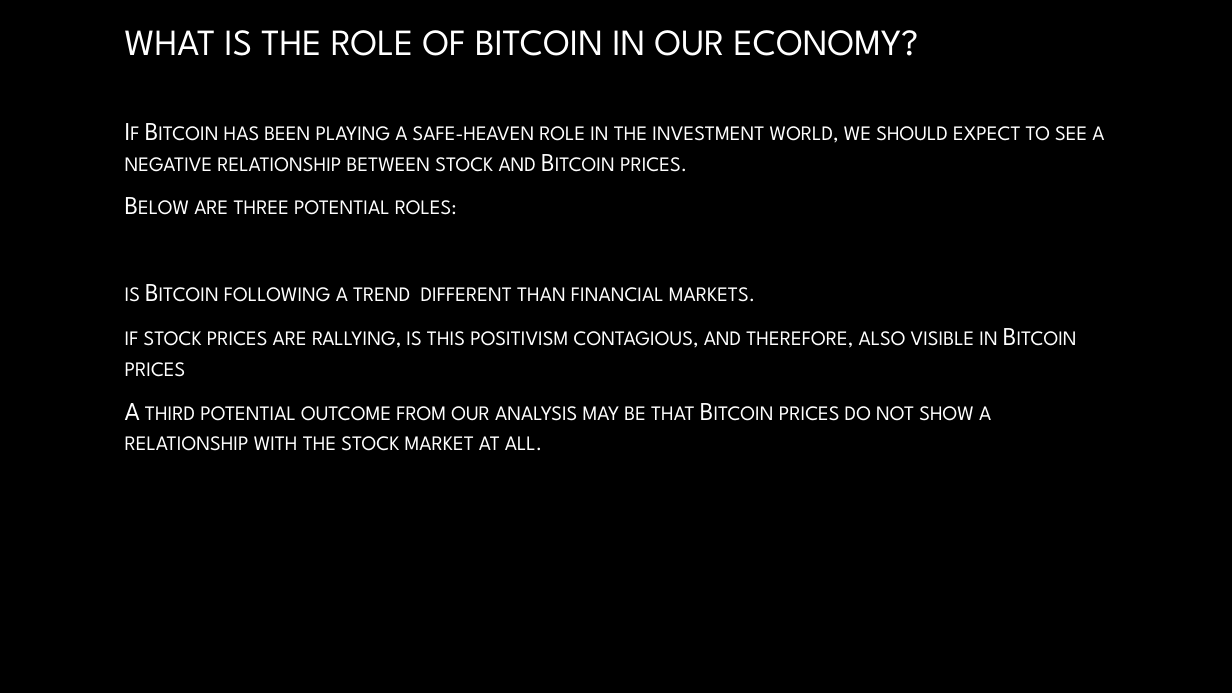
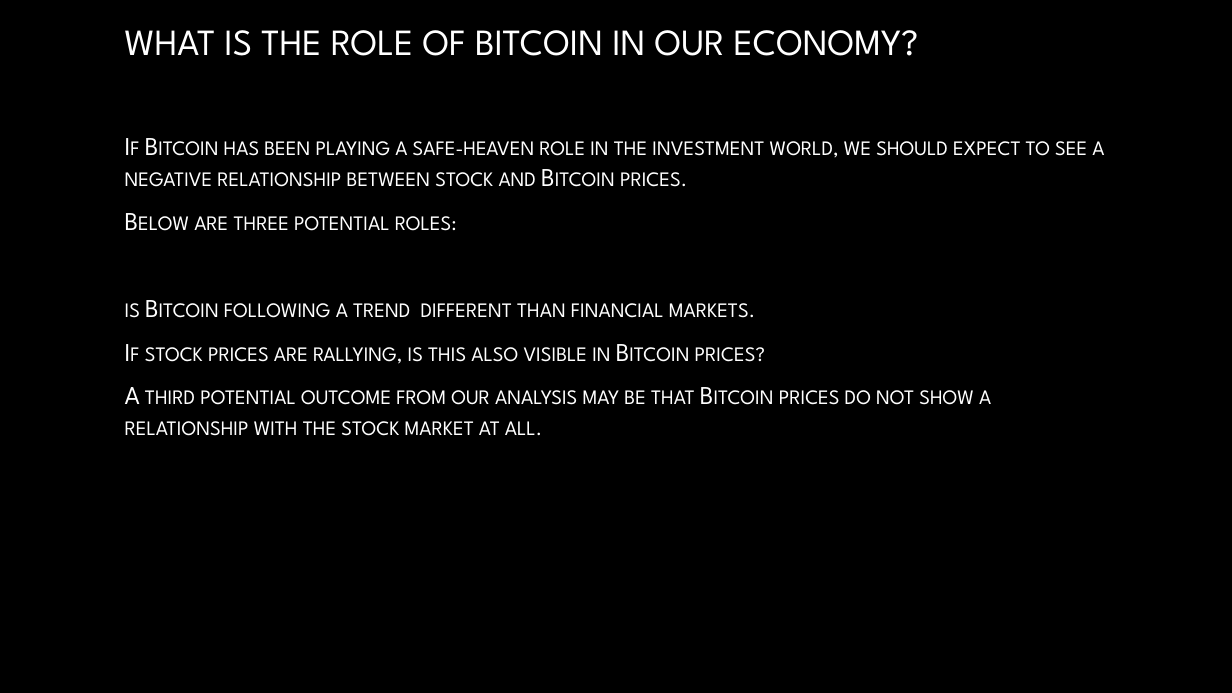
Before and after one commit to TJustin602/boot-camp-project1, a slide deck: slide 2 of Presentation1.pptx. Drawn at 1232x693 pixels with LibreOffice and Linux fonts; fonts in the diff are those of the drawing; background and template pictures are left out. Boxes give left, top, right and bottom in pixels: in the first picture for what was removed or moved away, otherwise in the second. Text is boxed around its words. In the diff, an @@ line names an element or a change of style, - is before the commit and + after.

```diff
--- a/Presentation1.pptx
+++ b/Presentation1.pptx
@@ text at [145, 347, 765, 364]: text changed @@
-if stock prices are rallying, is this positivism contagious, and therefore, also visible in Bitcoin prices
+If stock prices are rallying, is this also visible in Bitcoin prices?
```
Also in this commit, not shown: 1 other slide changed, 1 other file.
